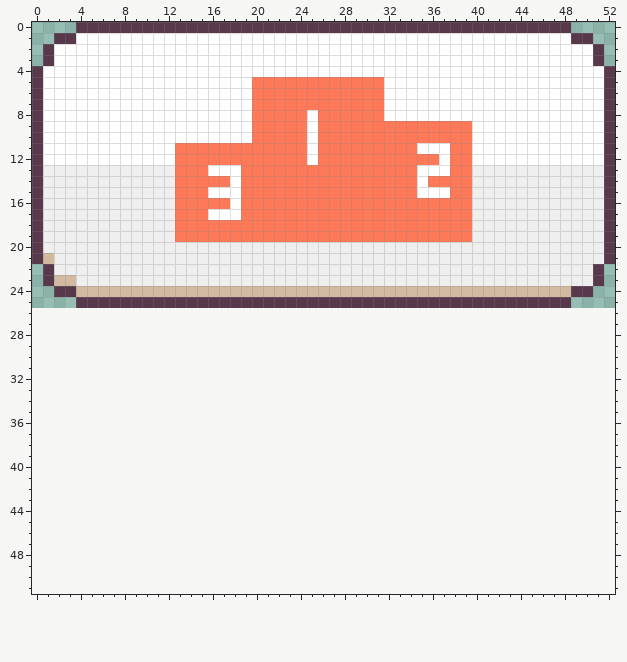
A pixel-art sprite gets an edit: src/assets/score.png. The picture above was drawn from the file before the commit.
The file is 106x52 pixels, drawn in blocks of 2x2; one block is one cell here. The old version is drawn lined up with the new one, on the new canvas.
After the commit:
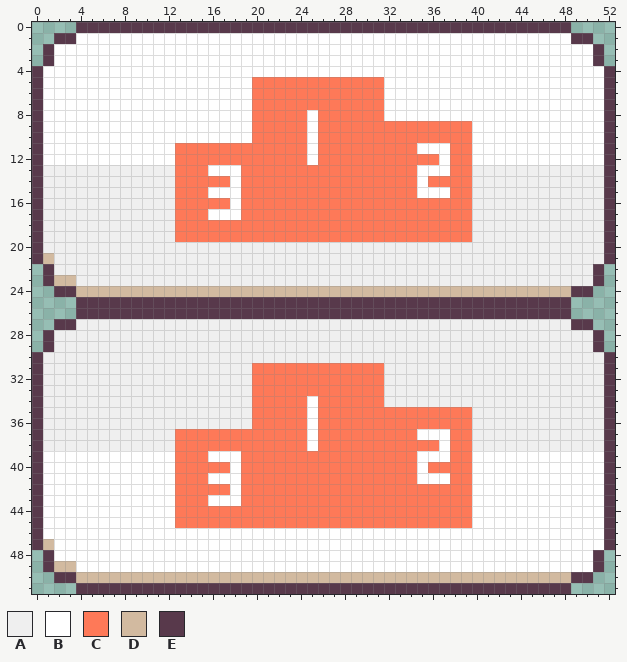
Palette (. is transparent): A #efefef  B #ffffff  C #fe7958  D #d2baa0  E #58394b
Edits made:
{"change": "canvas 53x26 -> 53x52"}
{"y":26,"x":4,"old":".............................................","new":"EEEEEEEEEEEEEEEEEEEEEEEEEEEEEEEEEEEEEEEEEEEEE"}
{"y":27,"x":2,"old":".................................................","new":"EEAAAAAAAAAAAAAAAAAAAAAAAAAAAAAAAAAAAAAAAAAAAAAEE"}
{"y":28,"x":1,"old":"...................................................","new":"EAAAAAAAAAAAAAAAAAAAAAAAAAAAAAAAAAAAAAAAAAAAAAAAAAE"}
{"y":29,"x":1,"old":"...................................................","new":"EAAAAAAAAAAAAAAAAAAAAAAAAAAAAAAAAAAAAAAAAAAAAAAAAAE"}
{"y":30,"x":0,"old":".....................................................","new":"EAAAAAAAAAAAAAAAAAAAAAAAAAAAAAAAAAAAAAAAAAAAAAAAAAAAE"}
{"y":31,"x":0,"old":".....................................................","new":"EAAAAAAAAAAAAAAAAAAACCCCCCCCCCCCAAAAAAAAAAAAAAAAAAAAE"}
{"y":32,"x":0,"old":".....................................................","new":"EAAAAAAAAAAAAAAAAAAACCCCCCCCCCCCAAAAAAAAAAAAAAAAAAAAE"}
{"y":33,"x":0,"old":".....................................................","new":"EAAAAAAAAAAAAAAAAAAACCCCCCCCCCCCAAAAAAAAAAAAAAAAAAAAE"}
{"y":34,"x":0,"old":".....................................................","new":"EAAAAAAAAAAAAAAAAAAACCCCCBCCCCCCAAAAAAAAAAAAAAAAAAAAE"}
{"y":35,"x":0,"old":".....................................................","new":"EAAAAAAAAAAAAAAAAAAACCCCCBCCCCCCCCCCCCCCAAAAAAAAAAAAE"}
{"y":36,"x":0,"old":".....................................................","new":"EAAAAAAAAAAAAAAAAAAACCCCCBCCCCCCCCCCCCCCAAAAAAAAAAAAE"}
{"y":37,"x":0,"old":".....................................................","new":"EAAAAAAAAAAAACCCCCCCCCCCCBCCCCCCCCCBBBCCAAAAAAAAAAAAE"}
{"y":38,"x":0,"old":".....................................................","new":"EAAAAAAAAAAAACCCCCCCCCCCCBCCCCCCCCCCCBCCAAAAAAAAAAAAE"}
{"y":39,"x":0,"old":".....................................................","new":"EBBBBBBBBBBBBCCCBBBCCCCCCCCCCCCCCCCBBBCCBBBBBBBBBBBBE"}
{"y":40,"x":0,"old":".....................................................","new":"EBBBBBBBBBBBBCCCCCBCCCCCCCCCCCCCCCCBCCCCBBBBBBBBBBBBE"}
{"y":41,"x":0,"old":".....................................................","new":"EBBBBBBBBBBBBCCCBBBCCCCCCCCCCCCCCCCBBBCCBBBBBBBBBBBBE"}
{"y":42,"x":0,"old":".....................................................","new":"EBBBBBBBBBBBBCCCCCBCCCCCCCCCCCCCCCCCCCCCBBBBBBBBBBBBE"}
{"y":43,"x":0,"old":".....................................................","new":"EBBBBBBBBBBBBCCCBBBCCCCCCCCCCCCCCCCCCCCCBBBBBBBBBBBBE"}
{"y":44,"x":0,"old":".....................................................","new":"EBBBBBBBBBBBBCCCCCCCCCCCCCCCCCCCCCCCCCCCBBBBBBBBBBBBE"}
{"y":45,"x":0,"old":".....................................................","new":"EBBBBBBBBBBBBCCCCCCCCCCCCCCCCCCCCCCCCCCCBBBBBBBBBBBBE"}
{"y":46,"x":0,"old":".....................................................","new":"EBBBBBBBBBBBBBBBBBBBBBBBBBBBBBBBBBBBBBBBBBBBBBBBBBBBE"}
{"y":47,"x":0,"old":".....................................................","new":"EDBBBBBBBBBBBBBBBBBBBBBBBBBBBBBBBBBBBBBBBBBBBBBBBBBBE"}
{"y":48,"x":1,"old":"...................................................","new":"EBBBBBBBBBBBBBBBBBBBBBBBBBBBBBBBBBBBBBBBBBBBBBBBBBE"}
{"y":49,"x":1,"old":"...................................................","new":"EDDBBBBBBBBBBBBBBBBBBBBBBBBBBBBBBBBBBBBBBBBBBBBBBBE"}
{"y":50,"x":2,"old":".................................................","new":"EEDDDDDDDDDDDDDDDDDDDDDDDDDDDDDDDDDDDDDDDDDDDDDEE"}
{"y":51,"x":4,"old":".............................................","new":"EEEEEEEEEEEEEEEEEEEEEEEEEEEEEEEEEEEEEEEEEEEEE"}
{"label":"added","picture_box":[32,308,615,594]}
